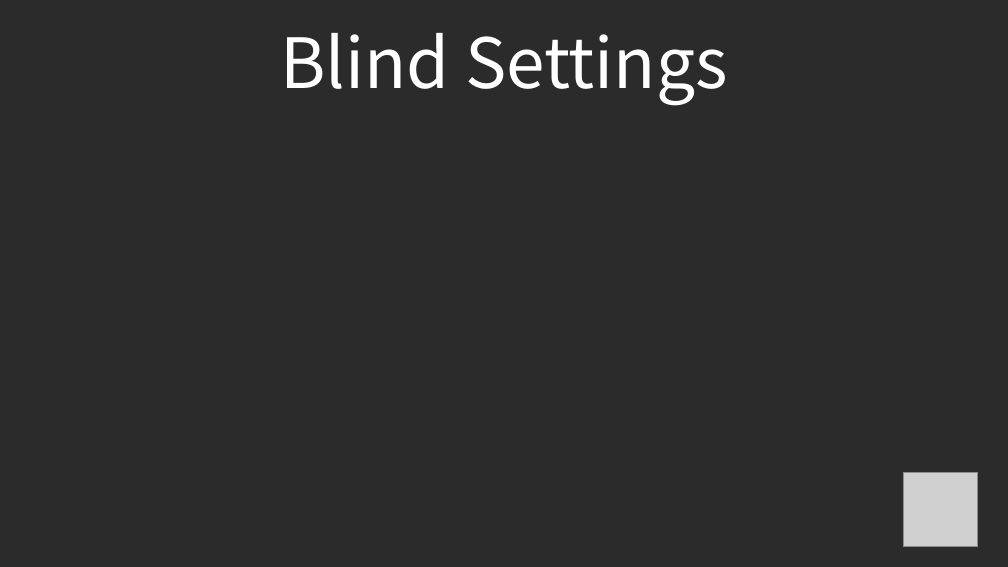
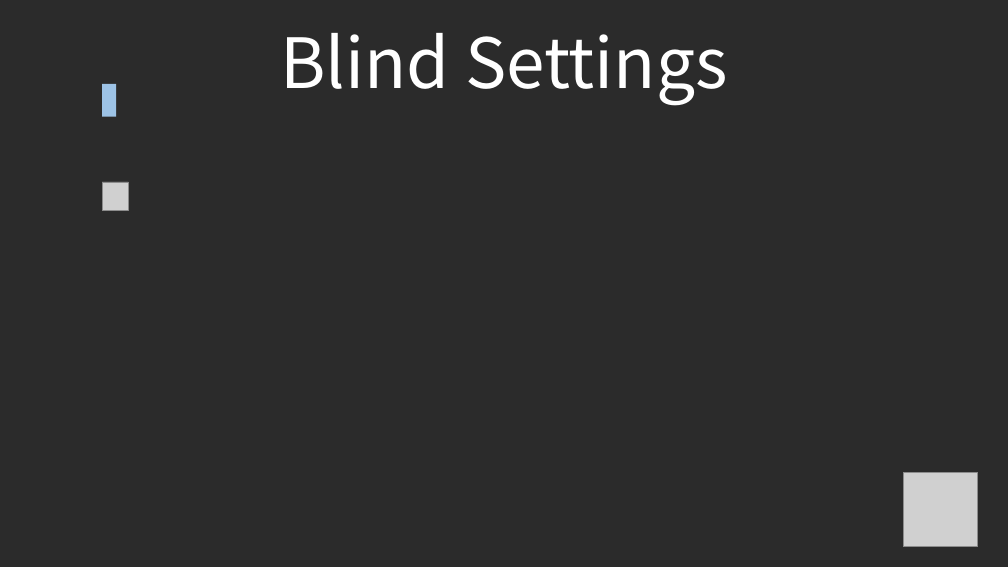
Before and after one commit to kage3175/PokerTimer, a slide deck: slide 2 of 프레젠테이션1.pptx. Drawn at 1008x567 pixels with LibreOffice and Linux fonts; fonts in the diff are those of the drawing; grey boxes stand for pictures; background and template pictures are left out; a plain dark background stands for a picture behind light text. Boxes give left, top, right and bottom in pixels: in the first picture for what was removed or moved away, otherwise in the second. Text is boxed around its words. In the diff, an @@ line names an element or a change of style, - is before the commit and + after.

```diff
--- a/프레젠테이션1.pptx
+++ b/프레젠테이션1.pptx
@@ rectangle added at bbox=[102, 84, 116, 116], fill #9DC3E6 @@
@@ picture added at bbox=[102, 182, 129, 211] @@
```
Also in this commit, not shown: 1 slide added, 1 slide removed, 2 other files.
